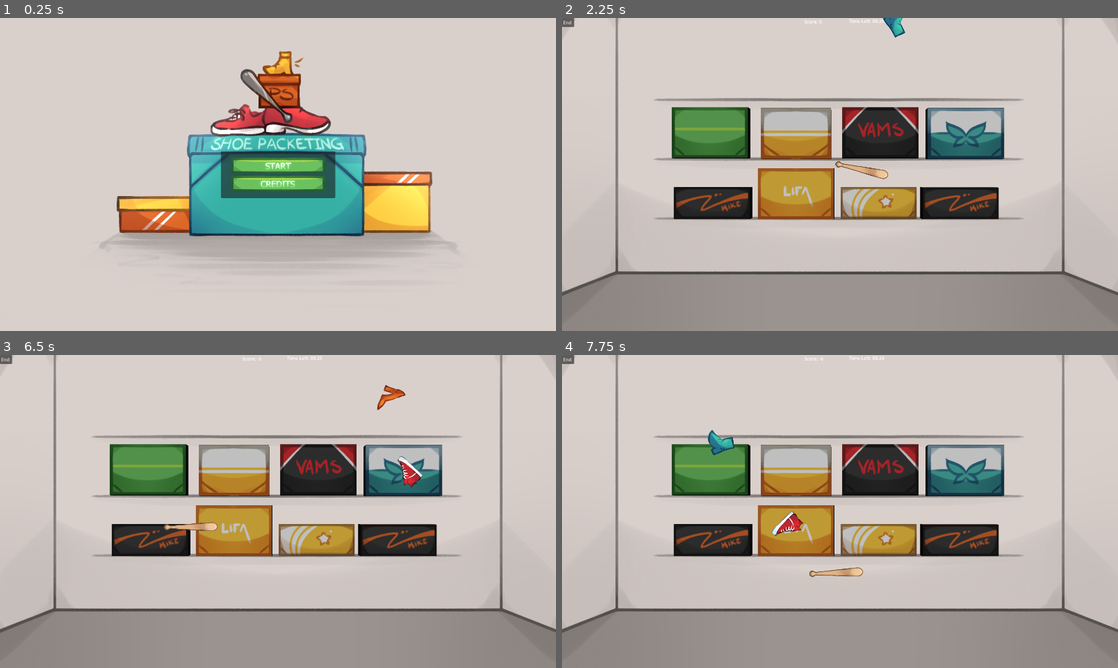
Above: before the commit, frames 1-4 (two rows, left to right).
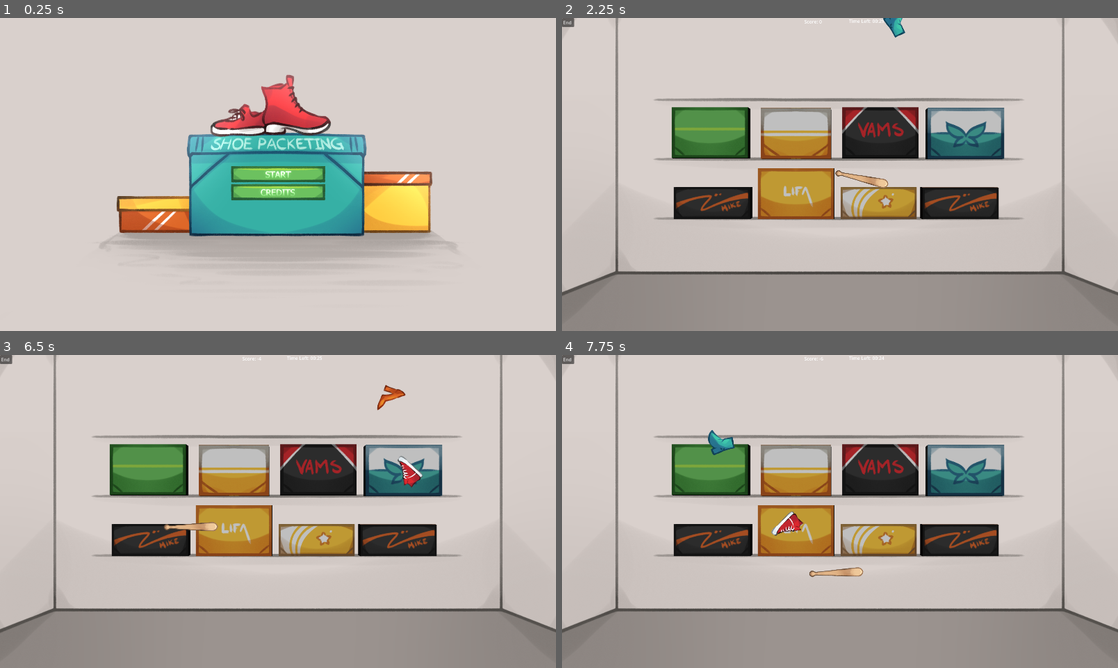
Above: after the commit, the same moments.

Repository: lophtix/winter-game-jam-2024
Game: Godot game, scene res://Scenes/Engine.tscn
The game is run twice, just before and just after one commit, with the same random seed, the same clock (stepped at 60 frames per second) and the same inputs.
Inputs (mouse positions are in pixels of both pictures, inside the frame that each line leads up to; where the layout moved, square brackets give the same spot in the first picture):
- Up to frame 1 (0.25 s): no input
- Up to frame 2 (2.25 s): click (840, 193) [840, 183] at 0.5 s; click "Return to Shoes" at 1.25 s; click (840, 174) [840, 165] at 2 s
- Up to frame 3 (6.5 s): click "End" at 2.75 s; click "End" at 3.5 s; click "End" at 4.25 s; tap Enter at 5 s; move the mouse to (400, 495) at 5.02 s; hold Space (Whack) 5.03-5.78 s; click (400, 495) at 5.17 s; move the mouse to (166, 527) at 5.77 s; tap Space (Whack) at 5.85 s; click (166, 527) at 5.92 s
- Up to frame 4 (7.75 s): move the mouse to (895, 442) at 6.52 s; hold Space (Whack) 6.53-7.28 s; click (895, 442) at 6.67 s; move the mouse to (812, 574) at 7.27 s; tap Space (Whack) at 7.35 s; click (812, 574) at 7.42 s

The runs differ from the first frame. In frame 1, 4.4% of the frame differs, in the area x 39-61%, y 10-59%; in frame 2, 0.4%; in frame 3, less than 0.1%; in frame 4, nothing differs.

Commit message:
Menu changes

Diff:
--- a/godot/Scenes/Game3D.tscn
+++ b/godot/Scenes/Game3D.tscn
@@ -45,6 +45,7 @@
 
 [node name="Camera3D" type="Camera3D" parent="."]
 transform = Transform3D(1, 0, 0, 0, 1, 0, 0, 0, 1, 0, 2.5, 70)
+current = true
 fov = 10.0
 near = 50.0
 
--- a/godot/Scenes/Menu.tscn
+++ b/godot/Scenes/Menu.tscn
@@ -7,7 +7,6 @@
 [ext_resource type="Texture2D" uid="uid://buhajmx4yw537" path="res://assets/Buttons/Start2.png" id="3_spdgh"]
 [ext_resource type="Texture2D" uid="uid://g27rd6jlydlv" path="res://assets/Buttons/Credits1.png" id="4_fk37b"]
 [ext_resource type="Texture2D" uid="uid://bb004gxbe6b3l" path="res://assets/Buttons/Credits2.png" id="5_llh1e"]
-[ext_resource type="Texture2D" uid="uid://otv0otdcd8ul" path="res://assets/GameIcon.png" id="6_6xi8g"]
 [ext_resource type="Texture2D" uid="uid://bcmt1xtp7af4s" path="res://assets/HomeScreen.png" id="9_ay7p7"]
 
 [node name="Menu" type="Control"]
@@ -30,7 +29,6 @@
 stretch_mode = 5
 
 [node name="Main" type="Control" parent="."]
-visible = false
 layout_mode = 1
 anchors_preset = 15
 anchor_right = 1.0
@@ -38,36 +36,7 @@
 grow_horizontal = 2
 grow_vertical = 2
 
-[node name="GameIcon" type="TextureRect" parent="Main"]
-custom_minimum_size = Vector2(256, 256)
-layout_mode = 1
-anchors_preset = 5
-anchor_left = 0.5
-anchor_right = 0.5
-offset_left = -145.0
-offset_top = 111.0
-offset_right = 111.0
-offset_bottom = 367.0
-grow_horizontal = 2
-texture = ExtResource("6_6xi8g")
-expand_mode = 4
-stretch_mode = 5
-
-[node name="Panel" type="Panel" parent="Main"]
-layout_mode = 1
-anchors_preset = 8
-anchor_left = 0.5
-anchor_top = 0.5
-anchor_right = 0.5
-anchor_bottom = 0.5
-offset_left = -197.5
-offset_top = -80.5
-offset_right = 197.5
-offset_bottom = 80.5
-grow_horizontal = 2
-grow_vertical = 2
-
-[node name="VBoxContainer" type="VBoxContainer" parent="Main/Panel"]
+[node name="VBoxContainer" type="VBoxContainer" parent="Main"]
 layout_mode = 1
 anchors_preset = 8
 anchor_left = 0.5
@@ -81,25 +50,27 @@
 grow_horizontal = 2
 grow_vertical = 2
 
-[node name="MarginContainer" type="MarginContainer" parent="Main/Panel/VBoxContainer"]
+[node name="MarginContainer" type="MarginContainer" parent="Main/VBoxContainer"]
 layout_mode = 2
 theme_override_constants/margin_left = 60
+theme_override_constants/margin_top = 60
 theme_override_constants/margin_right = 60
 
-[node name="VBoxContainer" type="VBoxContainer" parent="Main/Panel/VBoxContainer/MarginContainer"]
+[node name="VBoxContainer" type="VBoxContainer" parent="Main/VBoxContainer/MarginContainer"]
 layout_mode = 2
 
-[node name="Start Button" type="TextureButton" parent="Main/Panel/VBoxContainer/MarginContainer/VBoxContainer"]
+[node name="Start Button" type="TextureButton" parent="Main/VBoxContainer/MarginContainer/VBoxContainer"]
 layout_mode = 2
 texture_normal = ExtResource("2_2xwyx")
 texture_hover = ExtResource("3_spdgh")
 
-[node name="Credit Button" type="TextureButton" parent="Main/Panel/VBoxContainer/MarginContainer/VBoxContainer"]
+[node name="Credit Button" type="TextureButton" parent="Main/VBoxContainer/MarginContainer/VBoxContainer"]
 layout_mode = 2
 texture_normal = ExtResource("4_fk37b")
 texture_hover = ExtResource("5_llh1e")
 
 [node name="Credits" type="Control" parent="."]
+visible = false
 layout_mode = 1
 anchors_preset = 15
 anchor_right = 1.0
@@ -215,9 +186,9 @@
 [node name="ButtonPressPlayer" type="AudioStreamPlayer" parent="."]
 stream = ExtResource("2_qpv36")
 
-[connection signal="pressed" from="Main/Panel/VBoxContainer/MarginContainer/VBoxContainer/Start Button" to="." method="start_game"]
-[connection signal="pressed" from="Main/Panel/VBoxContainer/MarginContainer/VBoxContainer/Start Button" to="ButtonPressPlayer" method="play"]
-[connection signal="pressed" from="Main/Panel/VBoxContainer/MarginContainer/VBoxContainer/Credit Button" to="." method="show_credits"]
-[connection signal="pressed" from="Main/Panel/VBoxContainer/MarginContainer/VBoxContainer/Credit Button" to="ButtonPressPlayer" method="play"]
+[connection signal="pressed" from="Main/VBoxContainer/MarginContainer/VBoxContainer/Start Button" to="." method="start_game"]
+[connection signal="pressed" from="Main/VBoxContainer/MarginContainer/VBoxContainer/Start Button" to="ButtonPressPlayer" method="play"]
+[connection signal="pressed" from="Main/VBoxContainer/MarginContainer/VBoxContainer/Credit Button" to="." method="show_credits"]
+[connection signal="pressed" from="Main/VBoxContainer/MarginContainer/VBoxContainer/Credit Button" to="ButtonPressPlayer" method="play"]
 [connection signal="pressed" from="Credits/MarginContainer/Return Button" to="." method="show_main"]
 [connection signal="pressed" from="Credits/MarginContainer/Return Button" to="ButtonPressPlayer" method="play"]
--- a/godot/Scenes/VisualBox.tscn
+++ b/godot/Scenes/VisualBox.tscn
@@ -32,7 +32,6 @@
 script = ExtResource("1_tqetq")
 
 [node name="BoxCollisionShape" type="CollisionShape3D" parent="."]
-transform = Transform3D(1, 0, 0, 0, 1, 0, 0, 0, 1, 0, 0.626444, 0)
 shape = SubResource("BoxShape3D_d7wh8")
 
 [node name="MeshInstance3D" type="MeshInstance3D" parent="BoxCollisionShape"]
@@ -40,7 +39,7 @@
 skeleton = NodePath("../..")
 
 [node name="LidCollisionShape" type="CollisionShape3D" parent="."]
-transform = Transform3D(1, 0, 0, 0, 1, 0, 0, 0, 1, 0, 1.17644, 0)
+transform = Transform3D(1, 0, 0, 0, 1, 0, 0, 0, 1, 0, 0.55, 0)
 shape = SubResource("BoxShape3D_t0cgs")
 
 [node name="MeshInstance3D" type="MeshInstance3D" parent="LidCollisionShape"]
Not shown: 1 places in godot/Scenes/Menu.tscn that only renumber resources
